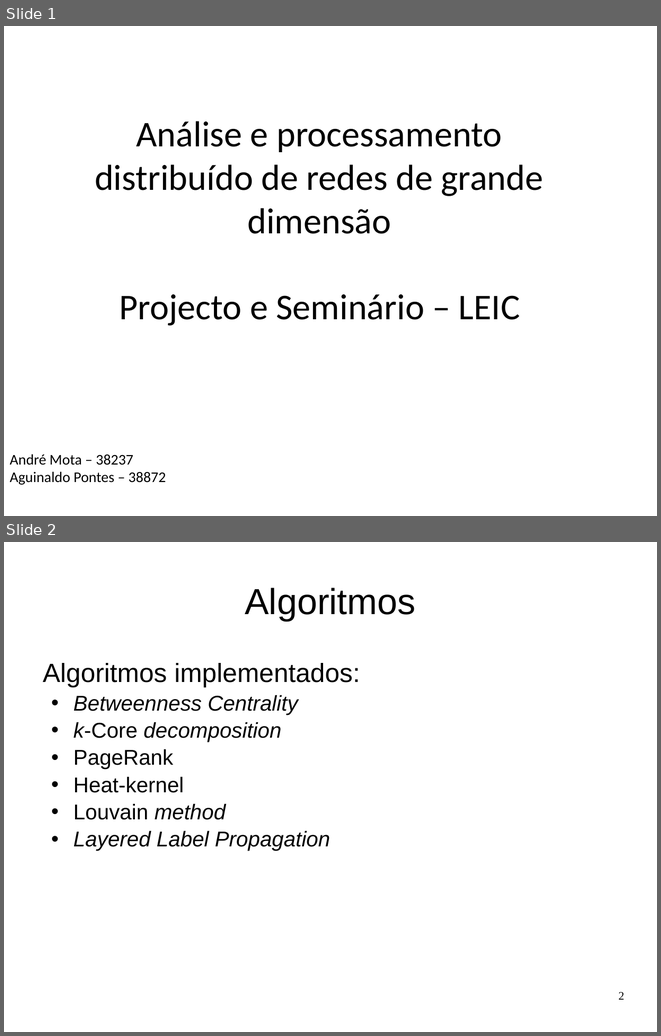
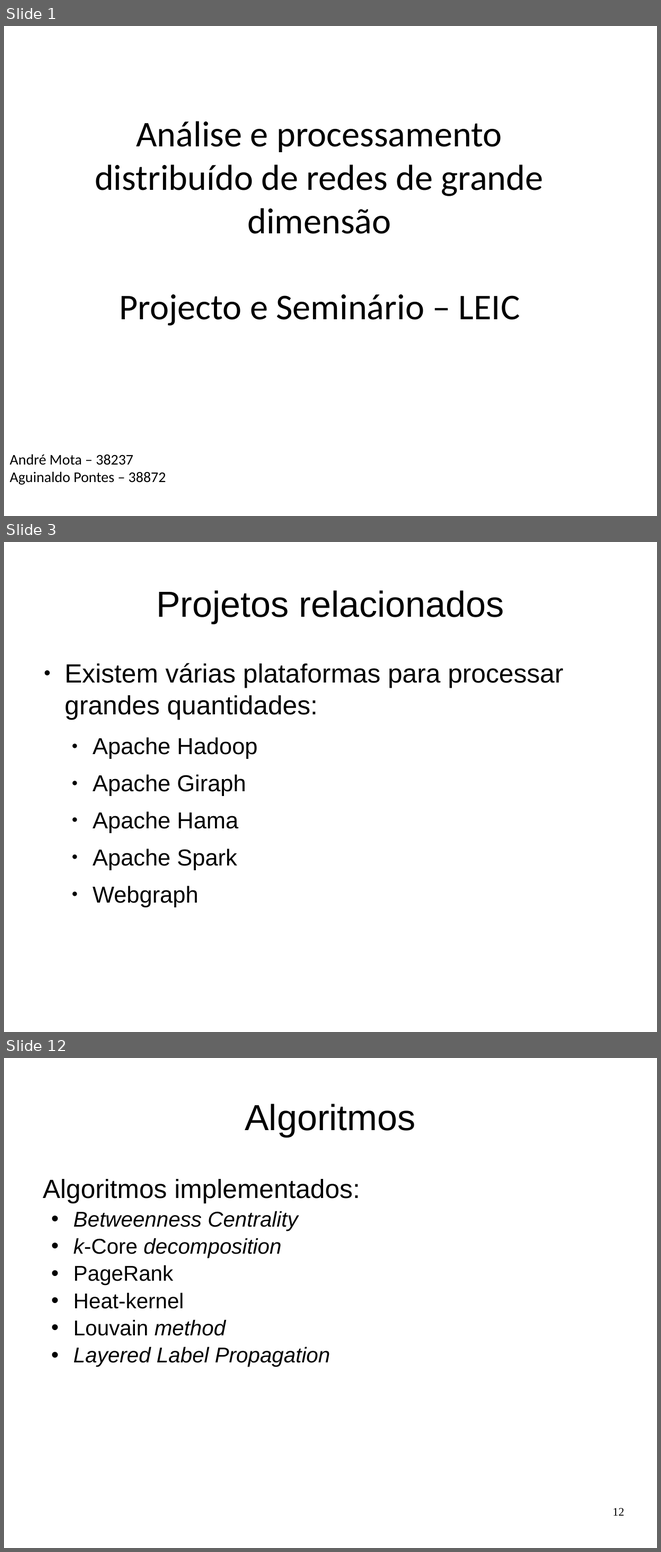
Before and after one commit to andremota/Distributed-Graph-Processing, a slide deck: docs/apresentação/apres.odp. Shown one above the other, each under a label of ours: slides 1 and 2 before the commit, slides 1, 3 and 12 after it; the slides between them are not shown. The pictures are 661x1036 and 661x1552 pixels, drawn with LibreOffice and Linux fonts; fonts in the diff are those of the drawing. Boxes give left, top, right and bottom in pixels: in the first picture for what was removed or moved away, otherwise in the second. Text is boxed around its words. In the diff, an @@ line names an element or a change of style, - is before the commit and + after.

```diff
--- a/docs/apresentação/apres.odp
+++ b/docs/apresentação/apres.odp
@@ slide 3 added at <box>4,542,657,1032</box>, background #FFFFFF @@
@@ title added at <box>156,590,504,623</box>, 44 pt, text #000000 @@
+Projetos relacionados
@@ text added at <box>64,663,563,907</box>, 32 pt, text #000000 @@
+● Existem várias plataformas para processar grandes quantidades:
+  ● Apache Hadoop
+  ● Apache Giraph
+  ● Apache Hama
+  ● Apache Spark
+  ● Webgraph
@@ what was slide 2 is now slide 12 @@
@@ page number at <box>612,1507,624,1515</box>: text changed @@
-2
+12
```
Also in this commit, not shown: 9 other slides added.
